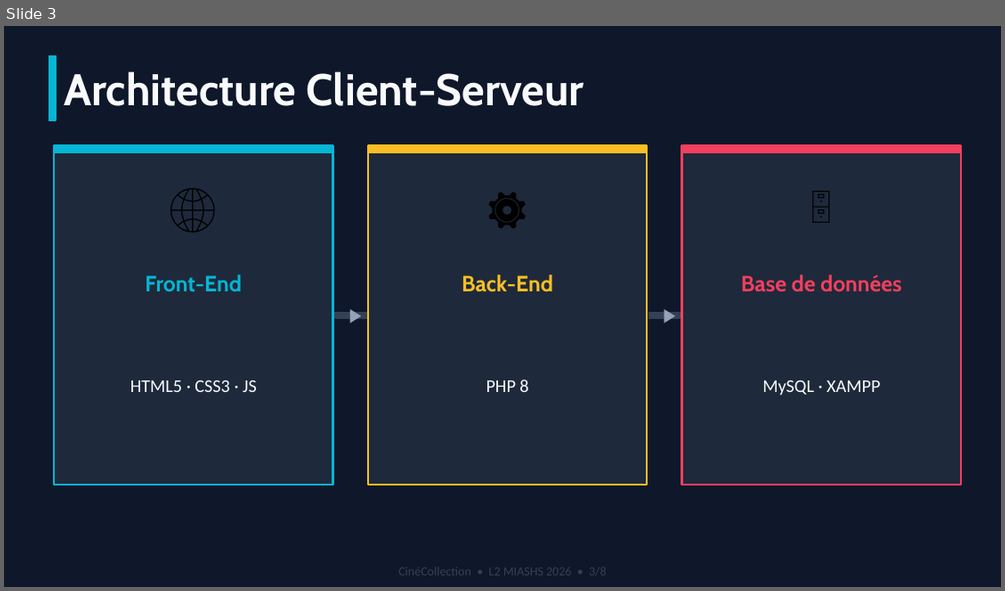
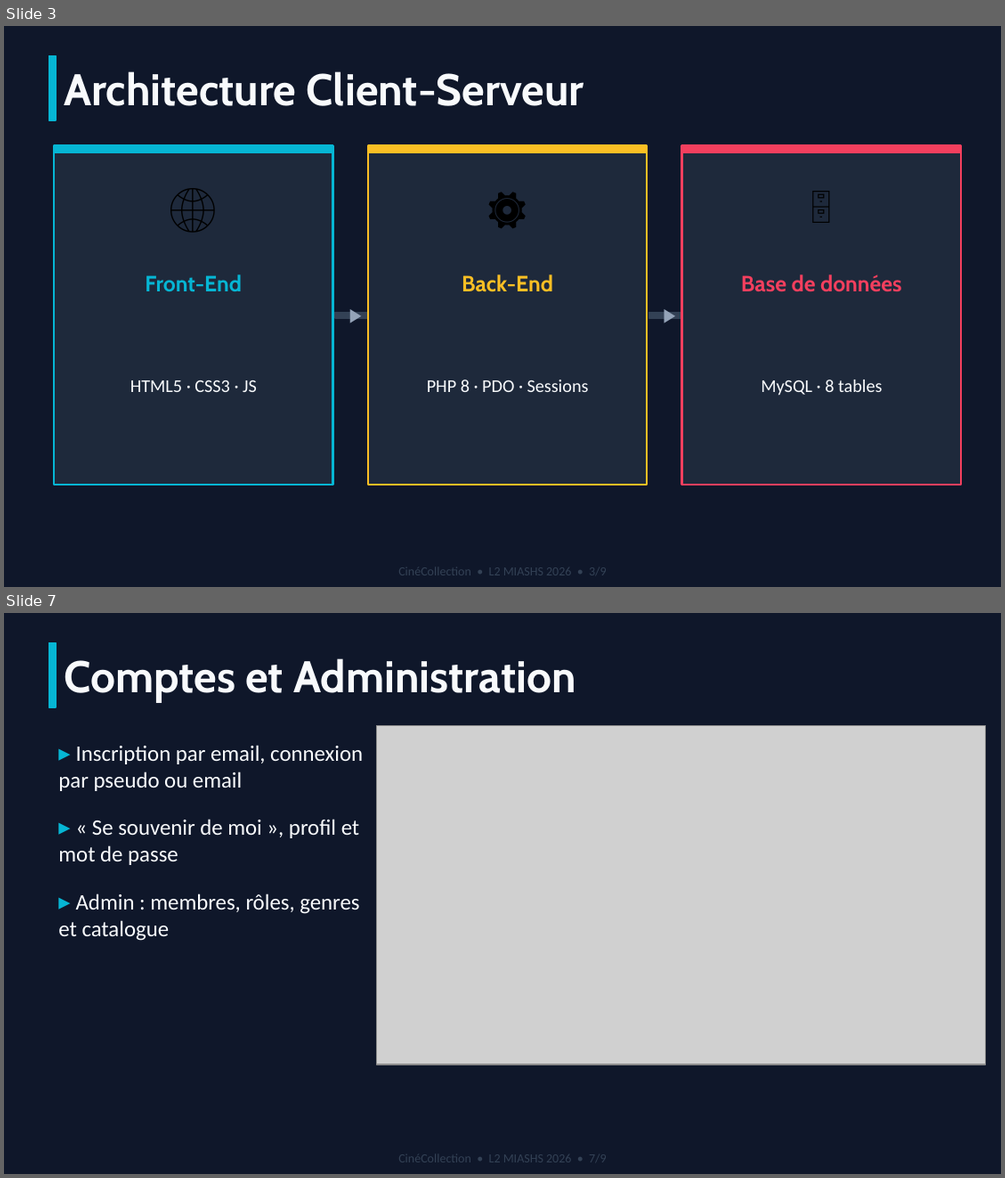
Before and after one commit to Anasse95/cinecollection, a slide deck: docs/CineCollection_Presentation.pptx. Shown one above the other, each under a label of ours: slide 3 before the commit, slides 3 and 7 after it; the slides between them are not shown. The pictures are 1005x591 and 1005x1178 pixels, drawn with LibreOffice and Linux fonts; fonts in the diff are those of the drawing; grey boxes stand for pictures. Boxes give left, top, right and bottom in pixels: in the first picture for what was removed or moved away, otherwise in the second. Text is boxed around its words. In the diff, an @@ line names an element or a change of style, - is before the commit and + after.

```diff
--- a/docs/CineCollection_Presentation.pptx
+++ b/docs/CineCollection_Presentation.pptx
@@ slide 7 added at (4,613,1001,1174), background #0F172A @@
@@ rectangle added at (48,643,56,707), fill #06B6D4, outline #06B6D4 1 pt @@
@@ text added at (64,658,575,702), 32 pt, text #F8FAFC, bold @@
+Comptes et Administration
@@ text added at (58,745,363,941), 16 pt, text #F8FAFC @@
+▸ Inscription par email, connexion par pseudo ou email
+▸ « Se souvenir de moi », profil et mot de passe
+▸ Admin : membres, rôles, genres et catalogue
@@ picture added at (377,726,985,1064) @@
@@ text added at (398,1154,607,1162), 9 pt, text #334155 @@
+CinéCollection • L2 MIASHS 2026 • 7/9
@@ slide 3 changed as well @@
@@ text at (427,379,589,392): text changed @@
-PHP 8
+PHP 8 · PDO · Sessions
@@ text at (760,379,882,395): text changed @@
-MySQL · XAMPP
+MySQL · 8 tables
```
Also in this commit, not shown: 7 other slides changed, 2 other files.
